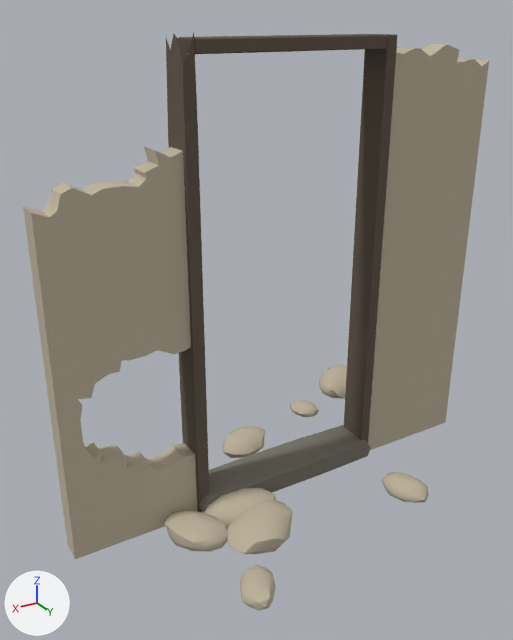
Renders of the glTF model godot/assets/props/modelle/wand_tuer_kaputt.glb from each side of a commit.
One viewpoint serves both versions: a camera (50 mm lens) standing at (2.53, 2.32, 1.98) and looking at (1.12, -0.02, 0.81). Every picture has the same lights, and +X, +Y and +Z are marked at lower left. The picture after the commit comes second. Vertices at exactly the same position are counted once.

The first picture shows 'wand_tuer_kaputt'.
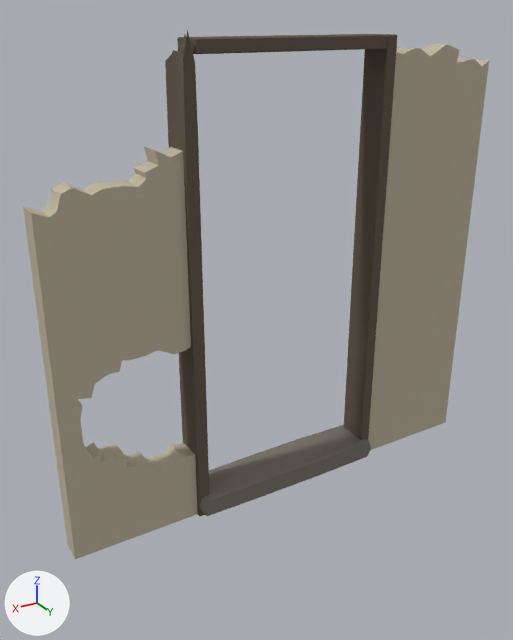
Pixel boxes [x1, y1, x2, y2] of what changed, in the pictures (513 x 640 px; the box of a moved part takes in the faces that stretch with it):
'wand_tuer_kaputt', reshaped (8% shorter)
    before: [23, 33, 489, 611]
    after: [23, 30, 489, 559]
part 1 of me_wand_tuer_kaputt, deleted (beige)
    before: [164, 365, 429, 611]
part 2 of me_wand_tuer_kaputt, moved or reshaped
    before: [166, 33, 198, 139]
    after: [165, 30, 198, 139]
part 3 of me_wand_tuer_kaputt, moved or reshaped
    before: [199, 458, 265, 510]
    after: [200, 459, 264, 511]

The change in detail:
me_wand_tuer_kaputt is used by ob_wand_tuer_kaputt; location (0.0, 0.0, 0.0).
Verts and faces of me_wand_tuer_kaputt; kept vertices keep their numbers, new ones are numbered from 2084.
Before the commit, vertices of me_wand_tuer_kaputt: 2040 (1.44, -0.09, 0.01), 2043 (1.44, -0.09, 0.09), 2044 (1.42, -0.09, 0.1), 2048 (1.42, 0.09, 0.0), 2049 (1.43, 0.1, 0.09) at pixel (208, 500).
Before the commit, vertices of me_wand_tuer_kaputt: 2050 (1.42, 0.09, 0.1) at pixel (208, 496), 2051 (1.44, 0.09, 0.09) at pixel (205, 500).
me_wand_tuer_kaputt had 2084 vertices, 4116 faces and spanned x 0.0..2.0, y -0.7..0.66, z -0.04..1.93.
me_wand_tuer_kaputt now has 1748 vertices, 3476 faces and spans x 0.0..2.0, y -0.1..0.1, z 0.0..1.94.
me_wand_tuer_kaputt part 1: 8 loose pieces with 336 vertices, spanning x 0.11..1.64, y -0.7..0.66, z -0.04..0.1, are deleted.
Part 2, on me_wand_tuer_kaputt:
3 vertices are removed from x 1.43..1.46, y 0.03..0.07, z 1.84..1.91.
12 faces are deleted.
9 vertices move from x 1.41..1.46, y -0.07..0.07, z 1.83..1.93 to x 1.41..1.46, y -0.07..0.07, z 1.84..1.92.
3 vertices are added at (1.46, 0.07, 1.85), (1.46, 0.03, 1.83), (1.43, 0.07, 1.94).
12 new faces join them, mat_holz_alt (brown #615648).
Part 3, on me_wand_tuer_kaputt:
Vertices 2048 to 2051 move by (0.01, 0.0, 0.0).
Vertex 2040 moves to (1.43, -0.08, 0.01).
Vertex 2043 moves to (1.43, -0.08, 0.09).
Vertex 2044 moves to (1.42, -0.08, 0.1).
Other edits to the shape of me_wand_tuer_kaputt do not show in these pictures.
